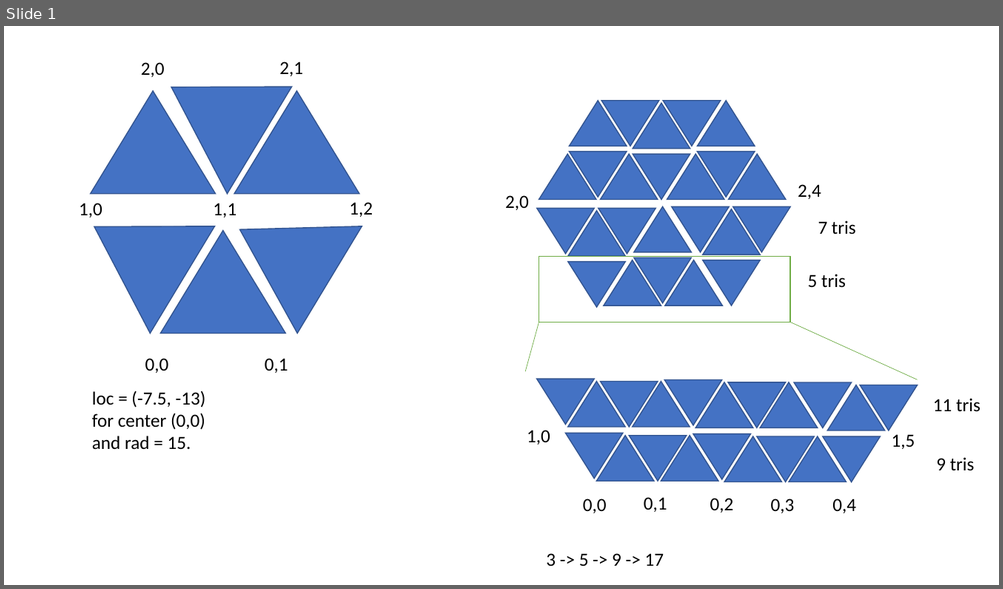
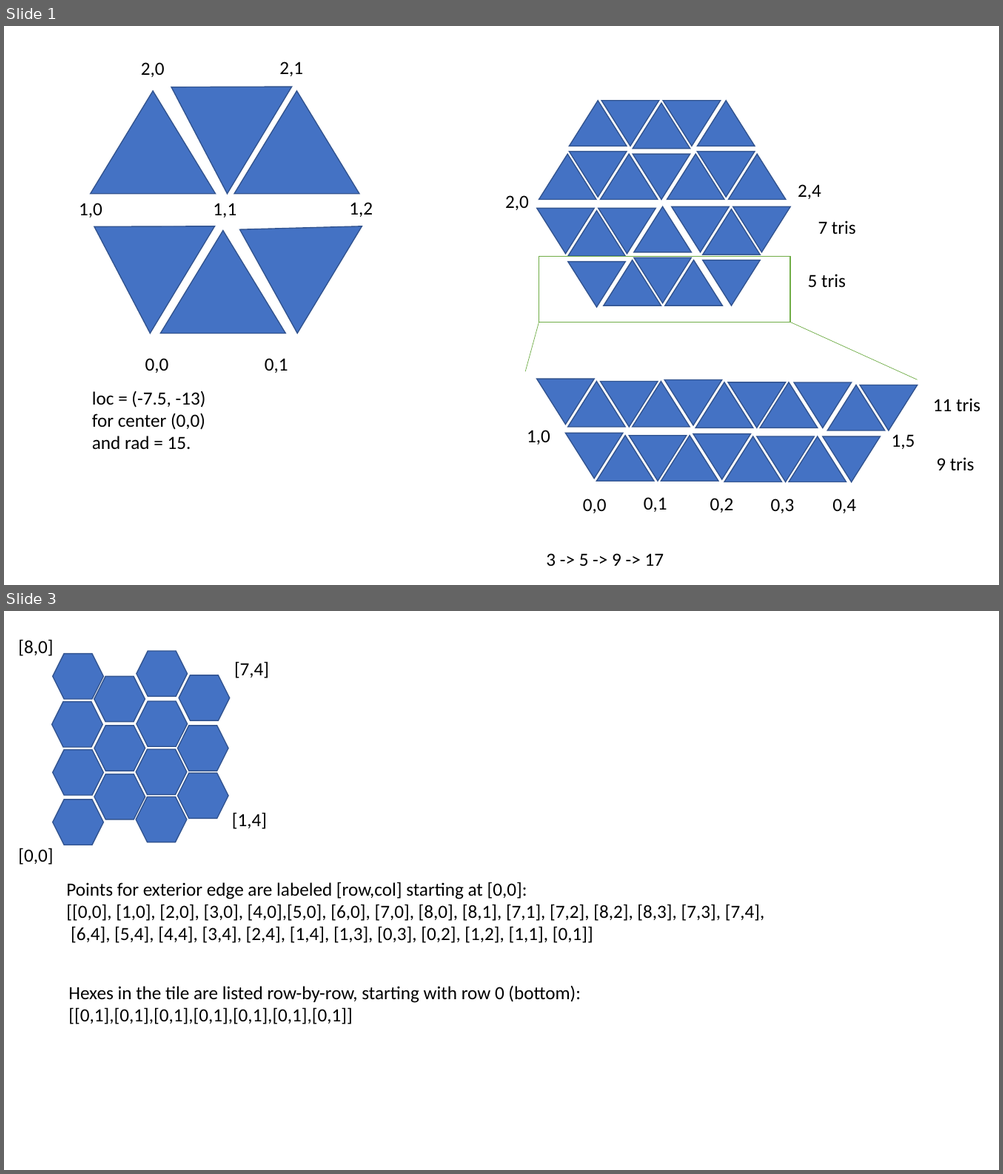
Before and after one commit to paralepsis/models, a slide deck: 28mm/gloomhaven/refinement.pptx. Shown one above the other, each under a label of ours: slide 1 before the commit, slides 1 and 3 after it; the slides between them are not shown. The pictures are 1003x589 and 1003x1174 pixels, drawn with LibreOffice and Linux fonts; fonts in the diff are those of the drawing. Boxes give left, top, right and bottom in pixels: in the first picture for what was removed or moved away, otherwise in the second. Text is boxed around its words. In the diff, an @@ line names an element or a change of style, - is before the commit and + after.

```diff
--- a/28mm/gloomhaven/refinement.pptx
+++ b/28mm/gloomhaven/refinement.pptx
@@ slide 3 added at (x1=4, y1=611, x2=999, y2=1170), background #FFFFFF @@
@@ text added at (x1=18, y1=639, x2=53, y2=656), 18 pt, text #000000 @@
+[8,0]
@@ group added at (x1=52, y1=651, x2=229, y2=846): 14 hexagons @@
@@ text added at (x1=234, y1=661, x2=269, y2=678), 18 pt, text #000000 @@
+[7,4]
@@ text added at (x1=232, y1=812, x2=267, y2=829), 18 pt, text #000000 @@
+[1,4]
@@ text added at (x1=18, y1=848, x2=53, y2=865), 18 pt, text #000000 @@
+[0,0]
@@ text added at (x1=66, y1=882, x2=764, y2=943), 18 pt, text #000000 @@
+Points for exterior edge are labeled [row,col] starting at [0,0]:
+[[0,0], [1,0], [2,0], [3,0], [4,0],[5,0], [6,0], [7,0], [8,0], [8,1], [7,1], [7,2], [8,2], [8,3], [7,3], [7,4],
+[6,4], [5,4], [4,4], [3,4], [2,4], [1,4], [1,3], [0,3], [0,2], [1,2], [1,1], [0,1]]
@@ text added at (x1=68, y1=985, x2=580, y2=1025), 18 pt, text #000000 @@
+Hexes in the tile are listed row-by-row, starting with row 0 (bottom):
+[[0,1],[0,1],[0,1],[0,1],[0,1],[0,1],[0,1]]
```
Also in this commit, not shown: 1 slide changed, 4 other files.
